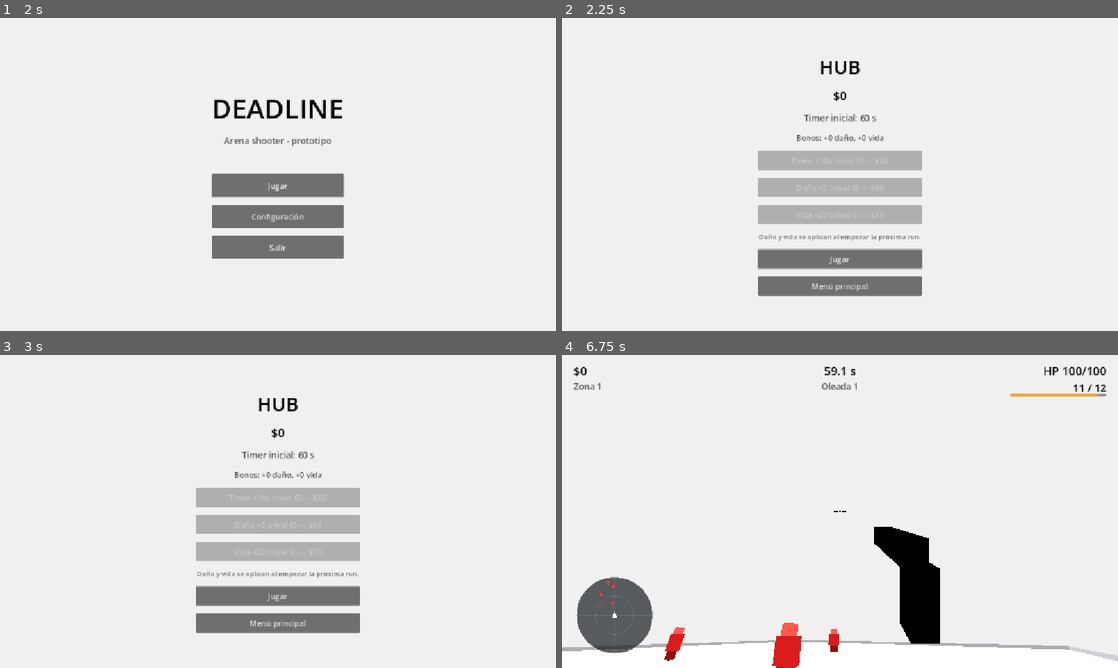
Above: before the commit, frames 1-4 (two rows, left to right).
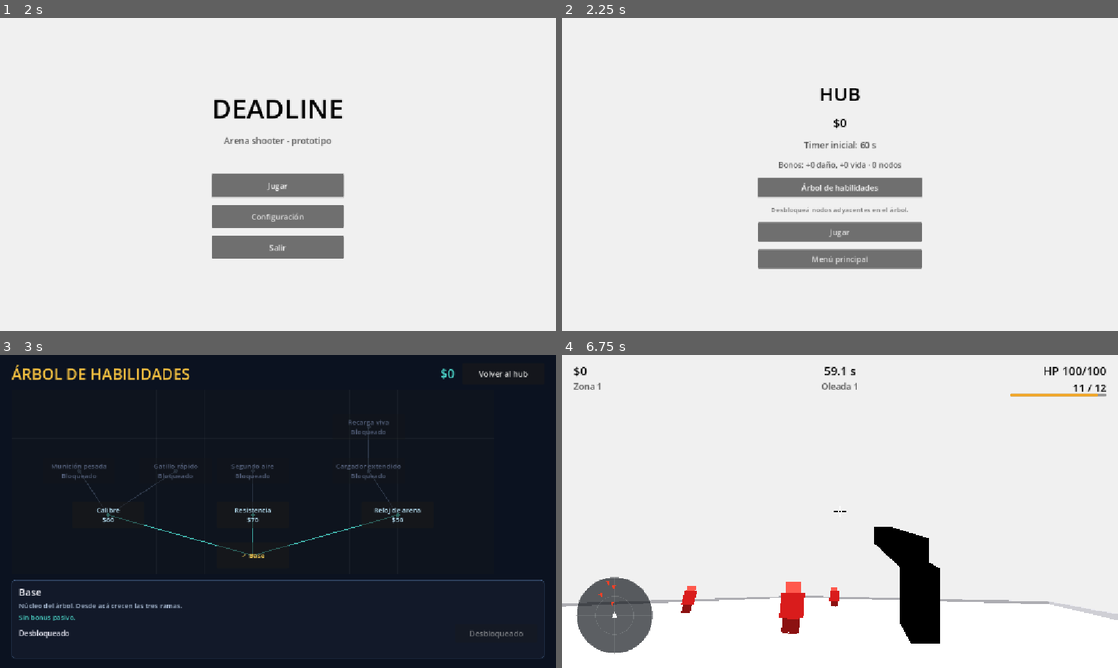
Above: after the commit, the same moments.

Repository: Veilen1/Deadline
Game: Godot game, scene res://scenes/ui/main_menu.tscn
Same seed, same stepped clock (60 frames per second), same inputs: the game is played once before the commit and once after it.
Inputs (mouse positions are in pixels of both pictures, inside the frame that each line leads up to):
- Up to frame 1 (2 s): click "Configuración" at 0.5 s; click "Volver" at 1.25 s
- Up to frame 2 (2.25 s): click "Jugar" at 2 s
- Up to frame 3 (3 s): click (278, 524) at 2.75 s, where only the run after the commit has a clickable "Árbol de habilidades"
- Up to frame 4 (6.75 s): click (1067, 373) at 3.5 s, where only the run after the commit has a clickable "Volver al hub"; click "Menú principal" at 4.25 s; click "Jugar" at 5 s; click "Jugar" at 5.75 s; move the mouse to (867, 511) at 6.52 s; press the mouse at (867, 511) at 6.53 s; hold W (move_forward) from 6.53 s (still down)

Frame 1 is identical in both runs. In frame 2, 9.9% of the frame differs, in the area x 35-65%, y 13-89%; in frame 3, 100%, in the area x 0-100%, y 0-100%; in frame 4, 3.1%.

Commit message:
feat(progression): agregar arbol de habilidades con nodos adyacentes

Diff:
--- /dev/null
+++ b/resources/skills/skill_tree.gd
@@ -0,0 +1,86 @@
+class_name SkillTree
+extends RefCounted
+
+## Datos del árbol de habilidades. Los nodos se desbloquean si al menos uno
+## de sus requisitos ya está desbloqueado (adyacencia).
+
+const ROOT_ID: String = "root"
+
+const NODES: Dictionary = {
+	"root": {
+		"title": "Base",
+		"description": "Núcleo del árbol. Desde acá crecen las tres ramas.",
+		"cost": 0,
+		"requires": [],
+		"position": Vector2(0.5, 0.9),
+		"effects": {},
+	},
+	"dmg_1": {
+		"title": "Calibre",
+		"description": "Ajuste del arma para golpear más fuerte.",
+		"cost": 60,
+		"requires": ["root"],
+		"position": Vector2(0.2, 0.68),
+		"effects": {"damage_bonus": 5.0},
+	},
+	"hp_1": {
+		"title": "Resistencia",
+		"description": "Entrenamiento físico para aguantar más daño.",
+		"cost": 70,
+		"requires": ["root"],
+		"position": Vector2(0.5, 0.68),
+		"effects": {"health_bonus": 20.0},
+	},
+	"time_1": {
+		"title": "Reloj de arena",
+		"description": "Más tiempo base para cada run.",
+		"cost": 50,
+		"requires": ["root"],
+		"position": Vector2(0.8, 0.68),
+		"effects": {"time_bonus": 10.0},
+	},
+	"dmg_2": {
+		"title": "Munición pesada",
+		"description": "Segunda capa de daño para el arma.",
+		"cost": 120,
+		"requires": ["dmg_1"],
+		"position": Vector2(0.14, 0.44),
+		"effects": {"damage_bonus": 5.0},
+	},
+	"fire_rate_1": {
+		"title": "Gatillo rápido",
+		"description": "Reduce el intervalo entre disparos.",
+		"cost": 110,
+		"requires": ["dmg_1"],
+		"position": Vector2(0.34, 0.44),
+		"effects": {"fire_rate_bonus": 0.15},
+	},
+	"hp_2": {
+		"title": "Segundo aire",
+		"description": "Más vida máxima para la siguiente run.",
+		"cost": 140,
+		"requires": ["hp_1"],
+		"position": Vector2(0.5, 0.44),
+		"effects": {"health_bonus": 20.0},
+	},
+	"ammo_cap_1": {
+		"title": "Cargador extendido",
+		"description": "Más balas por cargador.",
+		"cost": 80,
+		"requires": ["time_1"],
+		"position": Vector2(0.74, 0.44),
+		"effects": {"ammo_capacity_bonus": 4.0},
+	},
+	"ammo_regen_1": {
+		"title": "Recarga viva",
+		"description": "Las balas vuelven más rápido.",
+		"cost": 120,
+		"requires": ["ammo_cap_1"],
+		"position": Vector2(0.74, 0.2),
+		"effects": {"ammo_regen_bonus": 1.5},
+	},
+}
+
+
+static func get_node_data(skill_id: String) -> Dictionary:
+	return NODES.get(skill_id, {})
--- a/scenes/main.gd
+++ b/scenes/main.gd
@@ -46,7 +46,10 @@
 	EventBus.boss_health_changed.connect(_on_boss_health_changed)
 	EventBus.boss_defeated.connect(_on_boss_defeated)
 	Settings.settings_changed.connect(_on_settings_changed)
-	player.call("apply_meta_upgrades", GameState.upgrades)
+	var run_upgrades: Dictionary = GameState.upgrades.duplicate()
+	for key in GameState.skill_bonuses:
+		run_upgrades[key] = float(run_upgrades.get(key, 0.0)) + float(GameState.skill_bonuses[key])
+	player.call("apply_meta_upgrades", run_upgrades)
 	_on_ammo_changed(int(player.get("current_ammo")), int(player.get("max_ammo")))
 	minimap.visible = Settings.show_minimap
 	_update_money_label(GameState.money)
--- a/scenes/ui/hub.gd
+++ b/scenes/ui/hub.gd
@@ -2,28 +2,12 @@
 
 const MAIN_MENU_SCENE: String = "res://scenes/ui/main_menu.tscn"
 const GAME_SCENE: String = "res://scenes/main.tscn"
-
-@export_group("Time Upgrade")
-@export var upgrade_time_cost: int = 50
-@export var upgrade_time_cost_step: int = 25
-@export var upgrade_time_bonus: float = 10.0
-
-@export_group("Damage Upgrade")
-@export var upgrade_damage_cost: int = 60
-@export var upgrade_damage_cost_step: int = 30
-@export var upgrade_damage_bonus: float = 5.0
-
-@export_group("Health Upgrade")
-@export var upgrade_health_cost: int = 70
-@export var upgrade_health_cost_step: int = 35
-@export var upgrade_health_bonus: float = 20.0
+const SKILL_TREE_SCENE: String = "res://scenes/ui/skill_tree.tscn"
 
 @onready var money_label: Label = $CenterContainer/Menu/MoneyLabel
 @onready var timer_label: Label = $CenterContainer/Menu/TimerLabel
 @onready var bonus_label: Label = $CenterContainer/Menu/BonusLabel
-@onready var buy_time_button: Button = $CenterContainer/Menu/BuyTimeButton
-@onready var buy_damage_button: Button = $CenterContainer/Menu/BuyDamageButton
-@onready var buy_health_button: Button = $CenterContainer/Menu/BuyHealthButton
+@onready var skill_tree_button: Button = $CenterContainer/Menu/SkillTreeButton
 @onready var play_button: Button = $CenterContainer/Menu/PlayButton
 @onready var main_menu_button: Button = $CenterContainer/Menu/MainMenuButton
 
@@ -31,48 +15,20 @@
 func _ready() -> void:
 	Input.mouse_mode = Input.MOUSE_MODE_VISIBLE
 	GameState.money_changed.connect(_on_money_changed)
-	buy_time_button.pressed.connect(_on_buy_time_pressed)
-	buy_damage_button.pressed.connect(_on_buy_damage_pressed)
-	buy_health_button.pressed.connect(_on_buy_health_pressed)
+	skill_tree_button.pressed.connect(_on_skill_tree_pressed)
 	play_button.pressed.connect(_on_play_pressed)
 	main_menu_button.pressed.connect(_on_main_menu_pressed)
 	_update_ui()
-	if buy_time_button.disabled:
-		play_button.grab_focus()
-	else:
-		buy_time_button.grab_focus()
-
-
-func _on_buy_time_pressed() -> void:
-	var cost: int = _upgrade_cost(upgrade_time_cost, upgrade_time_cost_step, "time")
-	if not GameState.spend_money(cost):
-		return
-
-	GameState.add_run_time(upgrade_time_bonus)
-	GameState.register_upgrade("time", upgrade_time_bonus)
-	_update_ui()
-
-
-func _on_buy_damage_pressed() -> void:
-	var cost: int = _upgrade_cost(upgrade_damage_cost, upgrade_damage_cost_step, "damage")
-	if not GameState.spend_money(cost):
-		return
-
-	GameState.register_upgrade("damage", upgrade_damage_bonus)
-	_update_ui()
-
-
-func _on_buy_health_pressed() -> void:
-	var cost: int = _upgrade_cost(upgrade_health_cost, upgrade_health_cost_step, "health")
-	if not GameState.spend_money(cost):
-		return
-
-	GameState.register_upgrade("health", upgrade_health_bonus)
-	_update_ui()
+	skill_tree_button.grab_focus()
 
 
 func _on_money_changed(_new_amount: int) -> void:
 	_update_ui()
+
+
+func _on_skill_tree_pressed() -> void:
+	GameState.save_game()
+	get_tree().change_scene_to_file(SKILL_TREE_SCENE)
 
 
 func _on_play_pressed() -> void:
@@ -89,28 +45,16 @@
 	money_label.text = "$%d" % GameState.money
 	timer_label.text = "Timer inicial: %.0f s" % GameState.base_run_time
 
-	var damage_bonus: float = float(GameState.upgrades.get("damage_bonus", 0.0))
-	var health_bonus: float = float(GameState.upgrades.get("health_bonus", 0.0))
-	bonus_label.text = "Bonos: +%d daño, +%d vida" % [int(round(damage_bonus)), int(round(health_bonus))]
-
-	var time_cost: int = _upgrade_cost(upgrade_time_cost, upgrade_time_cost_step, "time")
-	var damage_cost: int = _upgrade_cost(upgrade_damage_cost, upgrade_damage_cost_step, "damage")
-	var health_cost: int = _upgrade_cost(upgrade_health_cost, upgrade_health_cost_step, "health")
-
-	buy_time_button.text = "Timer +%ds (nivel %d) — $%d" % [
-		int(round(upgrade_time_bonus)), GameState.get_upgrade_level("time"), time_cost
+	var damage_bonus: float = (
+		float(GameState.upgrades.get("damage_bonus", 0.0))
+		+ float(GameState.skill_bonuses.get("damage_bonus", 0.0))
+	)
+	var health_bonus: float = (
+		float(GameState.upgrades.get("health_bonus", 0.0))
+		+ float(GameState.skill_bonuses.get("health_bonus", 0.0))
+	)
+	bonus_label.text = "Bonos: +%d daño, +%d vida · %d nodos" % [
+		int(round(damage_bonus)),
+		int(round(health_bonus)),
+		maxi(GameState.unlocked_skills.size() - 1, 0),
 	]
-	buy_damage_button.text = "Daño +%d (nivel %d) — $%d" % [
-		int(round(upgrade_damage_bonus)), GameState.get_upgrade_level("damage"), damage_cost
-	]
-	buy_health_button.text = "Vida +%d (nivel %d) — $%d" % [
-		int(round(upgrade_health_bonus)), GameState.get_upgrade_level("health"), health_cost
-	]
-
-	buy_time_button.disabled = GameState.money < time_cost
-	buy_damage_button.disabled = GameState.money < damage_cost
-	buy_health_button.disabled = GameState.money < health_cost
-
-
-func _upgrade_cost(base_cost: int, cost_step: int, upgrade_id: String) -> int:
-	return base_cost + cost_step * GameState.get_upgrade_level(upgrade_id)
--- a/scenes/ui/hub.tscn
+++ b/scenes/ui/hub.tscn
@@ -60,26 +60,16 @@
 text = "Bonos: +0 daño, +0 vida"
 horizontal_alignment = 1
 
-[node name="BuyTimeButton" type="Button" parent="CenterContainer/Menu"]
+[node name="SkillTreeButton" type="Button" parent="CenterContainer/Menu"]
 custom_minimum_size = Vector2(340, 40)
 layout_mode = 2
-text = "Timer +10s (nivel 0) — $50"
-
-[node name="BuyDamageButton" type="Button" parent="CenterContainer/Menu"]
-custom_minimum_size = Vector2(340, 40)
-layout_mode = 2
-text = "Daño +5 (nivel 0) — $60"
-
-[node name="BuyHealthButton" type="Button" parent="CenterContainer/Menu"]
-custom_minimum_size = Vector2(340, 40)
-layout_mode = 2
-text = "Vida +20 (nivel 0) — $70"
+text = "Árbol de habilidades"
 
 [node name="HintLabel" type="Label" parent="CenterContainer/Menu"]
 layout_mode = 2
 theme_override_colors/font_color = Color(0.45, 0.45, 0.45, 1)
 theme_override_font_sizes/font_size = 14
-text = "Daño y vida se aplican al empezar la próxima run."
+text = "Desbloqueá nodos adyacentes en el árbol."
 horizontal_alignment = 1
 
 [node name="PlayButton" type="Button" parent="CenterContainer/Menu"]
--- /dev/null
+++ b/scenes/ui/skill_tree.tscn
@@ -0,0 +1,146 @@
+[gd_scene load_steps=4 format=3]
+
+[ext_resource type="Script" path="res://scenes/ui/skill_tree_screen.gd" id="1_screen"]
+[ext_resource type="Script" path="res://scenes/ui/skill_tree_map.gd" id="2_map"]
+
+[sub_resource type="StyleBoxFlat" id="StyleBoxFlat_details"]
+bg_color = Color(0.07, 0.1, 0.16, 1)
+border_width_left = 1
+border_width_top = 1
+border_width_right = 1
+border_width_bottom = 1
+border_color = Color(0.24, 0.34, 0.48, 1)
+corner_radius_top_left = 6
+corner_radius_top_right = 6
+corner_radius_bottom_right = 6
+corner_radius_bottom_left = 6
+
+[node name="SkillTree" type="Control"]
+layout_mode = 3
+anchors_preset = 15
+anchor_right = 1.0
+anchor_bottom = 1.0
+grow_horizontal = 2
+grow_vertical = 2
+script = ExtResource("1_screen")
+
+[node name="Background" type="ColorRect" parent="."]
+layout_mode = 1
+anchors_preset = 15
+anchor_right = 1.0
+anchor_bottom = 1.0
+grow_horizontal = 2
+grow_vertical = 2
+color = Color(0.043, 0.071, 0.125, 1)
+
+[node name="Margin" type="MarginContainer" parent="."]
+layout_mode = 1
+anchors_preset = 15
+anchor_right = 1.0
+anchor_bottom = 1.0
+grow_horizontal = 2
+grow_vertical = 2
+theme_override_constants/margin_left = 24
+theme_override_constants/margin_top = 16
+theme_override_constants/margin_right = 24
+theme_override_constants/margin_bottom = 20
+
+[node name="VBox" type="VBoxContainer" parent="Margin"]
+layout_mode = 2
+theme_override_constants/separation = 12
+
+[node name="TopBar" type="HBoxContainer" parent="Margin/VBox"]
+layout_mode = 2
+theme_override_constants/separation = 16
+
+[node name="TitleLabel" type="Label" parent="Margin/VBox/TopBar"]
+layout_mode = 2
+size_flags_horizontal = 3
+theme_override_colors/font_color = Color(0.95, 0.75, 0.25, 1)
+theme_override_font_sizes/font_size = 32
+text = "ÁRBOL DE HABILIDADES"
+vertical_alignment = 1
+
+[node name="MoneyLabel" type="Label" parent="Margin/VBox/TopBar"]
+layout_mode = 2
+theme_override_colors/font_color = Color(0.3, 0.85, 0.8, 1)
+theme_override_font_sizes/font_size = 26
+text = "$0"
+vertical_alignment = 1
+
+[node name="BackButton" type="Button" parent="Margin/VBox/TopBar"]
+custom_minimum_size = Vector2(170, 40)
+layout_mode = 2
+text = "Volver al hub"
+
+[node name="MapScroll" type="ScrollContainer" parent="Margin/VBox"]
+layout_mode = 2
+size_flags_vertical = 3
+horizontal_scroll_mode = 1
+vertical_scroll_mode = 1
+
+[node name="Map" type="Control" parent="Margin/VBox/MapScroll"]
+custom_minimum_size = Vector2(1000, 380)
+layout_mode = 2
+size_flags_horizontal = 0
+size_flags_vertical = 0
+mouse_filter = 2
+script = ExtResource("2_map")
+
+[node name="Details" type="PanelContainer" parent="Margin/VBox"]
+custom_minimum_size = Vector2(0, 150)
+layout_mode = 2
+theme_override_styles/panel = SubResource("StyleBoxFlat_details")
+
+[node name="Margin" type="MarginContainer" parent="Margin/VBox/Details"]
+layout_mode = 2
+theme_override_constants/margin_left = 14
+theme_override_constants/margin_top = 10
+theme_override_constants/margin_right = 14
+theme_override_constants/margin_bottom = 10
+
+[node name="VBox" type="VBoxContainer" parent="Margin/VBox/Details/Margin"]
+layout_mode = 2
+theme_override_constants/separation = 4
+
+[node name="SelectedTitle" type="Label" parent="Margin/VBox/Details/Margin/VBox"]
+layout_mode = 2
+theme_override_colors/font_color = Color(0.95, 0.95, 0.98, 1)
+theme_override_font_sizes/font_size = 20
+text = "Base"
+
+[node name="SelectedDescription" type="Label" parent="Margin/VBox/Details/Margin/VBox"]
+layout_mode = 2
+autowrap_mode = 2
+theme_override_colors/font_color = Color(0.68, 0.75, 0.85, 1)
+theme_override_font_sizes/font_size = 14
+text = "Núcleo del árbol."
+
+[node name="SelectedEffects" type="Label" parent="Margin/VBox/Details/Margin/VBox"]
+layout_mode = 2
+theme_override_colors/font_color = Color(0.3, 0.85, 0.8, 1)
+theme_override_font_sizes/font_size = 14
+text = "Sin bonus pasivo."
+
+[node name="BottomRow" type="HBoxContainer" parent="Margin/VBox/Details/Margin/VBox"]
+layout_mode = 2
+theme_override_constants/separation = 16
+
+[node name="SelectedCost" type="Label" parent="Margin/VBox/Details/Margin/VBox/BottomRow"]
+layout_mode = 2
+size_flags_horizontal = 3
+theme_override_colors/font_color = Color(0.9, 0.9, 0.95, 1)
+theme_override_font_sizes/font_size = 15
+text = "Costo: $0"
+vertical_alignment = 1
+
+[node name="UnlockButton" type="Button" parent="Margin/VBox/Details/Margin/VBox/BottomRow"]
+custom_minimum_size = Vector2(170, 38)
+layout_mode = 2
+text = "Desbloquear"
+
+[node name="StatusLabel" type="Label" parent="Margin/VBox/Details/Margin/VBox"]
+layout_mode = 2
+theme_override_colors/font_color = Color(0.62, 0.78, 0.85, 1)
+theme_override_font_sizes/font_size = 13
+text = ""
--- /dev/null
+++ b/scenes/ui/skill_tree_map.gd
@@ -0,0 +1,36 @@
+extends Control
+
+const MAP_SIZE: Vector2 = Vector2(1000.0, 380.0)
+const ROOT_ID: String = "root"
+
+func _draw() -> void:
+	draw_rect(Rect2(Vector2.ZERO, MAP_SIZE), Color(0.055, 0.08, 0.12, 1.0), true)
+
+	for x in range(100, int(MAP_SIZE.x), 100):
+		draw_line(Vector2(x, 0.0), Vector2(x, MAP_SIZE.y), Color(1, 1, 1, 0.035), 1.0)
+	for y in range(100, int(MAP_SIZE.y), 100):
+		draw_line(Vector2(0.0, y), Vector2(MAP_SIZE.x, y), Color(1, 1, 1, 0.035), 1.0)
+
+	for id in SkillTree.NODES:
+		var data: Dictionary = SkillTree.get_node_data(str(id))
+		var to_position: Vector2 = _node_center(str(id))
+		var color: Color = _node_color(str(id), true)
+		for required in data.get("requires", []):
+			draw_line(_node_center(str(required)), to_position, color, 2.0)
+
+	for id in SkillTree.NODES:
+		draw_circle(_node_center(str(id)), 4.0, _node_color(str(id), false))
+
+
+func _node_center(skill_id: String) -> Vector2:
+	var data: Dictionary = SkillTree.get_node_data(skill_id)
+	var position: Vector2 = data.get("position", Vector2(0.5, 0.5))
+	return position * MAP_SIZE
+
+
+func _node_color(skill_id: String, is_line: bool) -> Color:
+	if GameState.is_skill_unlocked(skill_id):
+		return Color(0.95, 0.75, 0.25, 0.9)
+	if GameState.is_skill_available(skill_id):
+		return Color(0.3, 0.85, 0.8, 0.8 if is_line else 0.95)
+	return Color(0.3, 0.36, 0.45, 0.45)
--- /dev/null
+++ b/scenes/ui/skill_tree_screen.gd
@@ -0,0 +1,156 @@
+extends Control
+
+const HUB_SCENE: String = "res://scenes/ui/hub.tscn"
+const MAP_SIZE: Vector2 = Vector2(1000.0, 380.0)
+const NODE_SIZE: Vector2 = Vector2(150.0, 54.0)
+
+@onready var map: Control = $Margin/VBox/MapScroll/Map
+@onready var money_label: Label = $Margin/VBox/TopBar/MoneyLabel
+@onready var back_button: Button = $Margin/VBox/TopBar/BackButton
+@onready var selected_title: Label = $Margin/VBox/Details/Margin/VBox/SelectedTitle
+@onready var selected_description: Label = $Margin/VBox/Details/Margin/VBox/SelectedDescription
+@onready var selected_effects: Label = $Margin/VBox/Details/Margin/VBox/SelectedEffects
+@onready var selected_cost: Label = $Margin/VBox/Details/Margin/VBox/BottomRow/SelectedCost
+@onready var unlock_button: Button = $Margin/VBox/Details/Margin/VBox/BottomRow/UnlockButton
+@onready var status_label: Label = $Margin/VBox/Details/Margin/VBox/StatusLabel
+
+var _node_buttons: Dictionary = {}
+var _selected_id: String = SkillTree.ROOT_ID
+
+
+func _ready() -> void:
+	Input.mouse_mode = Input.MOUSE_MODE_VISIBLE
+	_build_nodes()
+	GameState.money_changed.connect(_on_money_changed)
+	unlock_button.pressed.connect(_on_unlock_pressed)
+	back_button.pressed.connect(_on_back_pressed)
+	_select(SkillTree.ROOT_ID)
+
+
+func _build_nodes() -> void:
+	for id in SkillTree.NODES:
+		var skill_id: String = str(id)
+		var data: Dictionary = SkillTree.get_node_data(skill_id)
+
+		var button := Button.new()
+		button.custom_minimum_size = NODE_SIZE
+		button.size = NODE_SIZE
+		button.position = _node_position(skill_id)
+		button.add_theme_font_size_override("font_size", 14)
+		button.pressed.connect(_on_node_pressed.bind(skill_id))
+		map.add_child(button)
+		_node_buttons[skill_id] = button
+
+	_refresh()
+
+
+func _node_position(skill_id: String) -> Vector2:
+	var data: Dictionary = SkillTree.get_node_data(skill_id)
+	var position: Vector2 = data.get("position", Vector2(0.5, 0.5))
+	return position * MAP_SIZE - NODE_SIZE * 0.5
+
+
+func _refresh() -> void:
+	for id in _node_buttons:
+		var skill_id: String = str(id)
+		var button: Button = _node_buttons[skill_id] as Button
+		var data: Dictionary = SkillTree.get_node_data(skill_id)
+		var title: String = str(data.get("title", ""))
+
+		if GameState.is_skill_unlocked(skill_id):
+			button.disabled = false
+			button.text = "✓ " + title
+			button.add_theme_color_override("font_color", Color(0.98, 0.82, 0.35))
+			button.modulate = Color(1, 1, 1, 1)
+		elif GameState.is_skill_available(skill_id):
+			button.disabled = false
+			button.text = "%s\n$%d" % [title, int(data.get("cost", 0))]
+			button.add_theme_color_override("font_color", Color(0.75, 0.92, 1.0))
+			button.modulate = Color(1, 1, 1, 1)
+		else:
+			button.disabled = true
+			button.text = title + "\nBloqueado"
+			button.add_theme_color_override("font_disabled_color", Color(0.42, 0.48, 0.58))
+			button.modulate = Color(0.8, 0.8, 0.85, 1)
+
+	money_label.text = "$%d" % GameState.money
+	map.queue_redraw()
+	_update_details()
+
+
+func _select(skill_id: String) -> void:
+	_selected_id = skill_id
+	status_label.text = ""
+	_update_details()
+
+
+func _update_details() -> void:
+	var data: Dictionary = SkillTree.get_node_data(_selected_id)
+	if data.is_empty():
+		return
+
+	selected_title.text = str(data.get("title", ""))
+	selected_description.text = str(data.get("description", ""))
+	selected_effects.text = _effects_text(data.get("effects", {}))
+
+	var cost: int = int(data.get("cost", 0))
+	if GameState.is_skill_unlocked(_selected_id):
+		selected_cost.text = "Desbloqueado"
+		unlock_button.disabled = true
+		unlock_button.text = "Desbloqueado"
+	elif not GameState.is_skill_available(_selected_id):
+		selected_cost.text = "Bloqueado: necesitás un nodo adyacente"
+		unlock_button.disabled = true
+		unlock_button.text = "Bloqueado"
+	elif GameState.money < cost:
+		selected_cost.text = "Costo: $%d · te faltan $%d" % [cost, cost - GameState.money]
+		unlock_button.disabled = true
+		unlock_button.text = "Sin plata"
+	else:
+		selected_cost.text = "Costo: $%d" % cost
+		unlock_button.disabled = false
+		unlock_button.text = "Desbloquear"
+
+
+func _effects_text(effects: Dictionary) -> String:
+	var parts: Array[String] = []
+	if effects.has("damage_bonus"):
+		parts.append("+%d daño" % int(round(float(effects["damage_bonus"]))))
+	if effects.has("health_bonus"):
+		parts.append("+%d vida" % int(round(float(effects["health_bonus"]))))
+	if effects.has("time_bonus"):
+		parts.append("+%d s de timer" % int(round(float(effects["time_bonus"]))))
+	if effects.has("ammo_capacity_bonus"):
+		parts.append("+%d balas/cargador" % int(round(float(effects["ammo_capacity_bonus"]))))
+	if effects.has("ammo_regen_bonus"):
+		parts.append("+%.1f balas/s" % float(effects["ammo_regen_bonus"]))
+	if effects.has("fire_rate_bonus"):
+		parts.append("+%d%% cadencia" % int(round(float(effects["fire_rate_bonus"]) * 100.0)))
+
+	if parts.is_empty():
+		return "Sin bonus pasivo."
+	return " · ".join(PackedStringArray(parts))
+
+
+func _on_node_pressed(skill_id: String) -> void:
+	_select(skill_id)
+
+
+func _on_unlock_pressed() -> void:
+	var data: Dictionary = SkillTree.get_node_data(_selected_id)
+	var title: String = str(data.get("title", ""))
+	if GameState.unlock_skill(_selected_id):
+		_refresh()
+		status_label.text = "Desbloqueado: %s" % title
+	else:
+		_update_details()
+		status_label.text = "No se pudo desbloquear."
+
+
+func _on_money_changed(_new_amount: int) -> void:
+	_refresh()
+
+
+func _on_back_pressed() -> void:
+	GameState.save_game()
+	get_tree().change_scene_to_file(HUB_SCENE)
--- a/scripts/autoloads/game_state.gd
+++ b/scripts/autoloads/game_state.gd
@@ -49,6 +49,10 @@
 # Mejoras compradas. Persisten entre runs.
 var upgrades: Dictionary = {}
 
+# Árbol de habilidades.
+var unlocked_skills: Array[String] = ["root"]
+var skill_bonuses: Dictionary = {}
+
 var _save_timer: Timer
 var _is_loading: bool = false
 
@@ -82,6 +86,55 @@
 
 func get_upgrade_level(upgrade_id: String) -> int:
 	return int(upgrades.get(upgrade_id + "_level", 0))
+
+
+func is_skill_unlocked(skill_id: String) -> bool:
+	return unlocked_skills.has(skill_id)
+
+
+func is_skill_available(skill_id: String) -> bool:
+	if is_skill_unlocked(skill_id):
+		return false
+
+	var data: Dictionary = SkillTree.get_node_data(skill_id)
+	if data.is_empty():
+		return false
+
+	for required in data.get("requires", []):
+		if unlocked_skills.has(str(required)):
+			return true
+	return false
+
+
+func can_unlock_skill(skill_id: String) -> bool:
+	if not is_skill_available(skill_id):
+		return false
+
+	var data: Dictionary = SkillTree.get_node_data(skill_id)
+	return money >= int(data.get("cost", 0))
+
+
+func unlock_skill(skill_id: String) -> bool:
+	if not can_unlock_skill(skill_id):
+		return false
+
+	var data: Dictionary = SkillTree.get_node_data(skill_id)
+	var cost: int = int(data.get("cost", 0))
+	if not spend_money(cost):
+		return false
+
+	unlocked_skills.append(skill_id)
+
+	var effects: Dictionary = data.get("effects", {})
+	for key in effects:
+		var value: float = float(effects[key])
+		skill_bonuses[key] = float(skill_bonuses.get(key, 0.0)) + value
+
+	if effects.has("time_bonus"):
+		add_run_time(float(effects["time_bonus"]))
+
+	save_game()
+	return true
 
 
 func add_money(amount: int) -> void:
@@ -184,6 +237,9 @@
 	run_timer = base_run_time
 	run_start_money = 0
 	last_death_penalty = 0
+	unlocked_skills.clear()
+	unlocked_skills.append(SkillTree.ROOT_ID)
+	skill_bonuses.clear()
 	_is_loading = false
 	save_game()
 
@@ -197,6 +253,8 @@
 	config.set_value("progress", "money", money)
 	config.set_value("progress", "base_run_time", base_run_time)
 	config.set_value("progress", "upgrades", upgrades)
+	config.set_value("progress", "unlocked_skills", unlocked_skills)
+	config.set_value("progress", "skill_bonuses", skill_bonuses)
 
 	var error: int = config.save(save_path)
 	if error != OK:
@@ -220,6 +278,21 @@
 
 	var saved_upgrades = config.get_value("progress", "upgrades", {})
 	upgrades = saved_upgrades.duplicate() if saved_upgrades is Dictionary else {}
+
+	var saved_skills = config.get_value("progress", "unlocked_skills", ["root"])
+	unlocked_skills.clear()
+	if saved_skills is Array:
+		for skill_id in saved_skills:
+			unlocked_skills.append(str(skill_id))
+	elif saved_skills is PackedStringArray:
+		for skill_id in saved_skills:
+			unlocked_skills.append(str(skill_id))
+	if not unlocked_skills.has(SkillTree.ROOT_ID):
+		unlocked_skills.push_front(SkillTree.ROOT_ID)
+
+	var saved_bonuses = config.get_value("progress", "skill_bonuses", {})
+	skill_bonuses = saved_bonuses.duplicate() if saved_bonuses is Dictionary else {}
+
 	_is_loading = false
 
 
Not shown, added: resources/skills/skill_tree.gd.uid
Not shown, added: scenes/ui/skill_tree_map.gd.uid
Not shown, added: scenes/ui/skill_tree_screen.gd.uid
